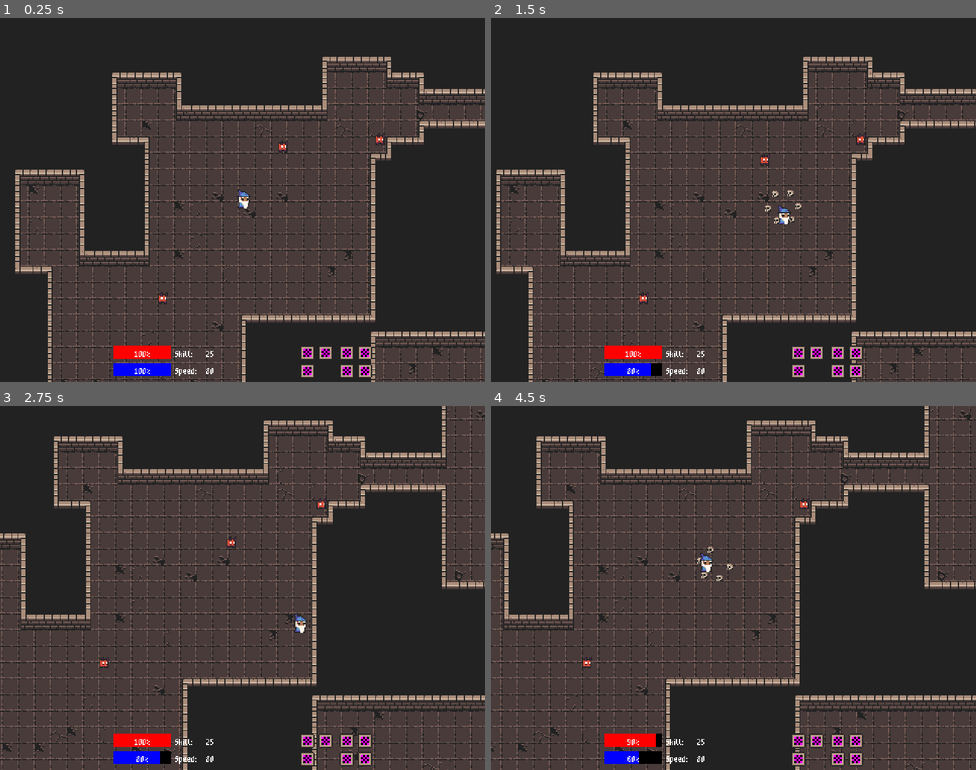
Above: before the commit, frames 1-4 (two rows, left to right).
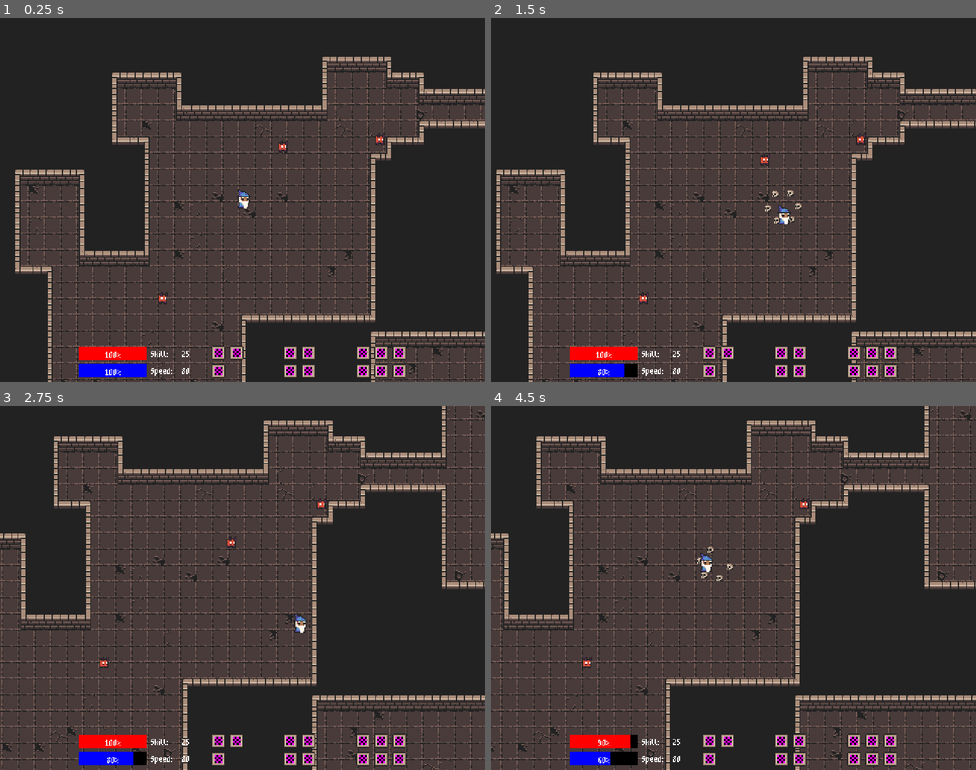
Above: after the commit, the same moments.

Repository: lownpho/mages
Game: Godot game, scene res://scenes/world.tscn
The game is run twice, just before and just after one commit, with the same random seed, the same clock (stepped at 60 frames per second) and the same inputs.
Inputs (mouse positions are in pixels of both pictures, inside the frame that each line leads up to):
- Up to frame 1 (0.25 s): no input
- Up to frame 2 (1.5 s): tap Enter at 0.5 s; move the mouse to (840, 181) at 0.52 s; hold D (right) 0.53-1.28 s; right-click (840, 181) at 0.6 s; move the mouse to (636, 218) at 1.27 s; hold S (down) from 1.28 s (still down); click (636, 218) at 1.35 s
- Up to frame 3 (2.75 s): move the mouse to (291, 507) at 2.02 s; release S (down) at 2.03 s; hold D (right) from 2.03 s (still down); right-click (291, 507) at 2.1 s
- Up to frame 4 (4.5 s): move the mouse to (709, 660) at 2.77 s; release D (right) at 2.78 s; hold W (up) 2.78-3.53 s; click (709, 660) at 2.85 s; move the mouse to (879, 642) at 3.52 s; hold A (left) from 3.53 s (still down); right-click (879, 642) at 3.6 s; move the mouse to (588, 533) at 4.27 s; click (588, 533) at 4.35 s

The runs differ from the first frame. In frame 1, 2.5% of the frame differs, in the area x 16-84%, y 90-99%; in frame 2, 2.6%; in frame 3, 2.7%; in frame 4, 2.8%.

Commit message:
Add inventory to UI

Diff:
--- a/gui/ui.tscn
+++ b/gui/ui.tscn
@@ -21,12 +21,12 @@
 anchor_top = 1.0
 anchor_right = 0.5
 anchor_bottom = 1.0
-offset_left = -128.0
+offset_left = -162.0
 offset_top = -36.0
-offset_right = 128.0
+offset_right = 162.0
 grow_horizontal = 2
 grow_vertical = 0
-size_flags_horizontal = 4
+size_flags_vertical = 8
 theme = ExtResource("2_cemxd")
 
 [node name="HBoxContainer" type="HBoxContainer" parent="MarginContainer"]
@@ -35,7 +35,7 @@
 [node name="Bars" type="VBoxContainer" parent="MarginContainer/HBoxContainer"]
 layout_mode = 2
 size_flags_horizontal = 3
-size_flags_stretch_ratio = 1.64
+size_flags_vertical = 4
 
 [node name="HealthBar" type="ProgressBar" parent="MarginContainer/HBoxContainer/Bars"]
 unique_name_in_owner = true
@@ -55,87 +55,131 @@
 value = 33.0
 rounded = true
 
-[node name="VBoxContainer" type="GridContainer" parent="MarginContainer/HBoxContainer"]
+[node name="Stats" type="GridContainer" parent="MarginContainer/HBoxContainer"]
 layout_mode = 2
-size_flags_horizontal = 0
+size_flags_horizontal = 4
 columns = 2
 
-[node name="SkillLabel" type="Label" parent="MarginContainer/HBoxContainer/VBoxContainer"]
+[node name="SkillLabel" type="Label" parent="MarginContainer/HBoxContainer/Stats"]
 layout_mode = 2
 text = "Skill: "
 
-[node name="SkillValue" type="Label" parent="MarginContainer/HBoxContainer/VBoxContainer"]
+[node name="SkillValue" type="Label" parent="MarginContainer/HBoxContainer/Stats"]
 unique_name_in_owner = true
 layout_mode = 2
 text = "69"
 
-[node name="SpeedLabel" type="Label" parent="MarginContainer/HBoxContainer/VBoxContainer"]
+[node name="SpeedLabel" type="Label" parent="MarginContainer/HBoxContainer/Stats"]
 layout_mode = 2
 text = "Speed: "
 
-[node name="SpeedValue" type="Label" parent="MarginContainer/HBoxContainer/VBoxContainer"]
+[node name="SpeedValue" type="Label" parent="MarginContainer/HBoxContainer/Stats"]
 unique_name_in_owner = true
 layout_mode = 2
 text = "69"
 
-[node name="GridContainer" type="GridContainer" parent="MarginContainer/HBoxContainer"]
+[node name="EquipItems" type="GridContainer" parent="MarginContainer/HBoxContainer"]
 layout_mode = 2
-size_flags_horizontal = 10
-size_flags_vertical = 4
-size_flags_stretch_ratio = 3.25
+size_flags_horizontal = 6
 columns = 2
 
-[node name="PanelContainer" type="PanelContainer" parent="MarginContainer/HBoxContainer/GridContainer"]
+[node name="PanelContainer" type="PanelContainer" parent="MarginContainer/HBoxContainer/EquipItems"]
 layout_mode = 2
 
-[node name="TextureRect" type="TextureRect" parent="MarginContainer/HBoxContainer/GridContainer/PanelContainer"]
+[node name="TextureRect" type="TextureRect" parent="MarginContainer/HBoxContainer/EquipItems/PanelContainer"]
 layout_mode = 2
 texture = SubResource("PlaceholderTexture2D_i7141")
 
-[node name="PanelContainer2" type="PanelContainer" parent="MarginContainer/HBoxContainer/GridContainer"]
+[node name="PanelContainer2" type="PanelContainer" parent="MarginContainer/HBoxContainer/EquipItems"]
 layout_mode = 2
 
-[node name="TextureRect" type="TextureRect" parent="MarginContainer/HBoxContainer/GridContainer/PanelContainer2"]
+[node name="TextureRect" type="TextureRect" parent="MarginContainer/HBoxContainer/EquipItems/PanelContainer2"]
 layout_mode = 2
 texture = SubResource("PlaceholderTexture2D_i7141")
 
-[node name="PanelContainer3" type="PanelContainer" parent="MarginContainer/HBoxContainer/GridContainer"]
+[node name="PanelContainer3" type="PanelContainer" parent="MarginContainer/HBoxContainer/EquipItems"]
 layout_mode = 2
 
-[node name="TextureRect" type="TextureRect" parent="MarginContainer/HBoxContainer/GridContainer/PanelContainer3"]
+[node name="TextureRect" type="TextureRect" parent="MarginContainer/HBoxContainer/EquipItems/PanelContainer3"]
 layout_mode = 2
 texture = SubResource("PlaceholderTexture2D_i7141")
 
-[node name="GridContainer2" type="GridContainer" parent="MarginContainer/HBoxContainer"]
+[node name="EquipSpells" type="GridContainer" parent="MarginContainer/HBoxContainer"]
 layout_mode = 2
-size_flags_horizontal = 10
-size_flags_vertical = 4
+size_flags_horizontal = 6
 columns = 2
 
-[node name="PanelContainer" type="PanelContainer" parent="MarginContainer/HBoxContainer/GridContainer2"]
+[node name="PanelContainer" type="PanelContainer" parent="MarginContainer/HBoxContainer/EquipSpells"]
 layout_mode = 2
 
-[node name="TextureRect" type="TextureRect" parent="MarginContainer/HBoxContainer/GridContainer2/PanelContainer"]
+[node name="TextureRect" type="TextureRect" parent="MarginContainer/HBoxContainer/EquipSpells/PanelContainer"]
 layout_mode = 2
 texture = SubResource("PlaceholderTexture2D_i7141")
 
-[node name="PanelContainer2" type="PanelContainer" parent="MarginContainer/HBoxContainer/GridContainer2"]
+[node name="PanelContainer2" type="PanelContainer" parent="MarginContainer/HBoxContainer/EquipSpells"]
 layout_mode = 2
 
-[node name="TextureRect" type="TextureRect" parent="MarginContainer/HBoxContainer/GridContainer2/PanelContainer2"]
+[node name="TextureRect" type="TextureRect" parent="MarginContainer/HBoxContainer/EquipSpells/PanelContainer2"]
 layout_mode = 2
 texture = SubResource("PlaceholderTexture2D_i7141")
 
-[node name="PanelContainer3" type="PanelContainer" parent="MarginContainer/HBoxContainer/GridContainer2"]
+[node name="PanelContainer3" type="PanelContainer" parent="MarginContainer/HBoxContainer/EquipSpells"]
 layout_mode = 2
 
-[node name="TextureRect" type="TextureRect" parent="MarginContainer/HBoxContainer/GridContainer2/PanelContainer3"]
+[node name="TextureRect" type="TextureRect" parent="MarginContainer/HBoxContainer/EquipSpells/PanelContainer3"]
 layout_mode = 2
 texture = SubResource("PlaceholderTexture2D_i7141")
 
-[node name="PanelContainer4" type="PanelContainer" parent="MarginContainer/HBoxContainer/GridContainer2"]
+[node name="PanelContainer4" type="PanelContainer" parent="MarginContainer/HBoxContainer/EquipSpells"]
 layout_mode = 2
 
-[node name="TextureRect" type="TextureRect" parent="MarginContainer/HBoxContainer/GridContainer2/PanelContainer4"]
+[node name="TextureRect" type="TextureRect" parent="MarginContainer/HBoxContainer/EquipSpells/PanelContainer4"]
 layout_mode = 2
 texture = SubResource("PlaceholderTexture2D_i7141")
+
+[node name="Inventory" type="GridContainer" parent="MarginContainer/HBoxContainer"]
+layout_mode = 2
+size_flags_horizontal = 10
+columns = 3
+
+[node name="PanelContainer" type="PanelContainer" parent="MarginContainer/HBoxContainer/Inventory"]
+layout_mode = 2
+
+[node name="TextureRect" type="TextureRect" parent="MarginContainer/HBoxContainer/Inventory/PanelContainer"]
+layout_mode = 2
+texture = SubResource("PlaceholderTexture2D_i7141")
+
+[node name="PanelContainer2" type="PanelContainer" parent="MarginContainer/HBoxContainer/Inventory"]
+layout_mode = 2
+
+[node name="TextureRect" type="TextureRect" parent="MarginContainer/HBoxContainer/Inventory/PanelContainer2"]
+layout_mode = 2
+texture = SubResource("PlaceholderTexture2D_i7141")
+
+[node name="PanelContainer3" type="PanelContainer" parent="MarginContainer/HBoxContainer/Inventory"]
+layout_mode = 2
+
+[node name="TextureRect" type="TextureRect" parent="MarginContainer/HBoxContainer/Inventory/PanelContainer3"]
+layout_mode = 2
+texture = SubResource("PlaceholderTexture2D_i7141")
+
+[node name="PanelContainer4" type="PanelContainer" parent="MarginContainer/HBoxContainer/Inventory"]
+layout_mode = 2
+
+[node name="TextureRect" type="TextureRect" parent="MarginContainer/HBoxContainer/Inventory/PanelContainer4"]
+layout_mode = 2
+texture = SubResource("PlaceholderTexture2D_i7141")
+
+[node name="PanelContainer5" type="PanelContainer" parent="MarginContainer/HBoxContainer/Inventory"]
+layout_mode = 2
+
+[node name="TextureRect" type="TextureRect" parent="MarginContainer/HBoxContainer/Inventory/PanelContainer5"]
+layout_mode = 2
+texture = SubResource("PlaceholderTexture2D_i7141")
+
+[node name="PanelContainer6" type="PanelContainer" parent="MarginContainer/HBoxContainer/Inventory"]
+layout_mode = 2
+
+[node name="TextureRect" type="TextureRect" parent="MarginContainer/HBoxContainer/Inventory/PanelContainer6"]
+layout_mode = 2
+texture = SubResource("PlaceholderTexture2D_i7141")
